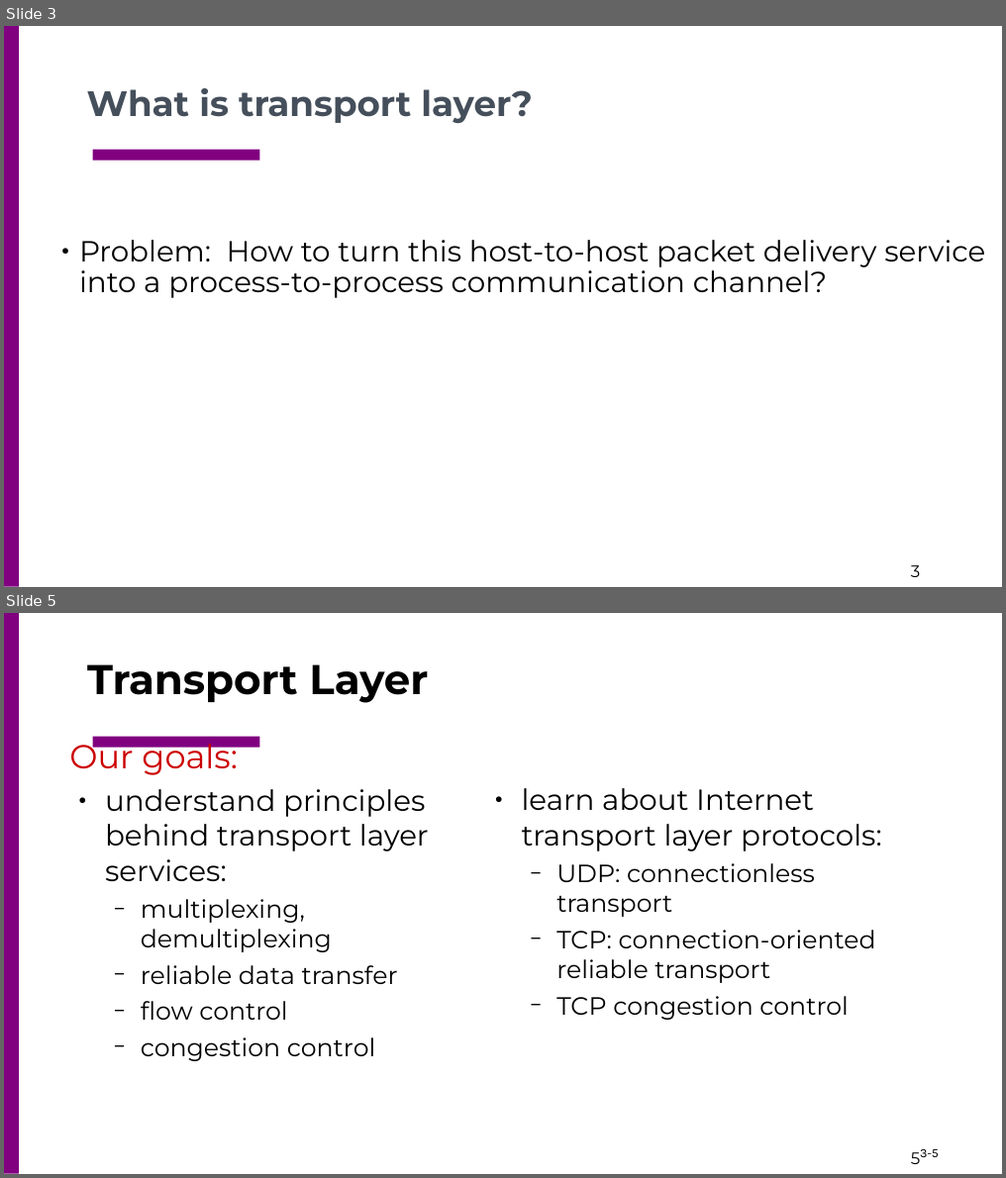
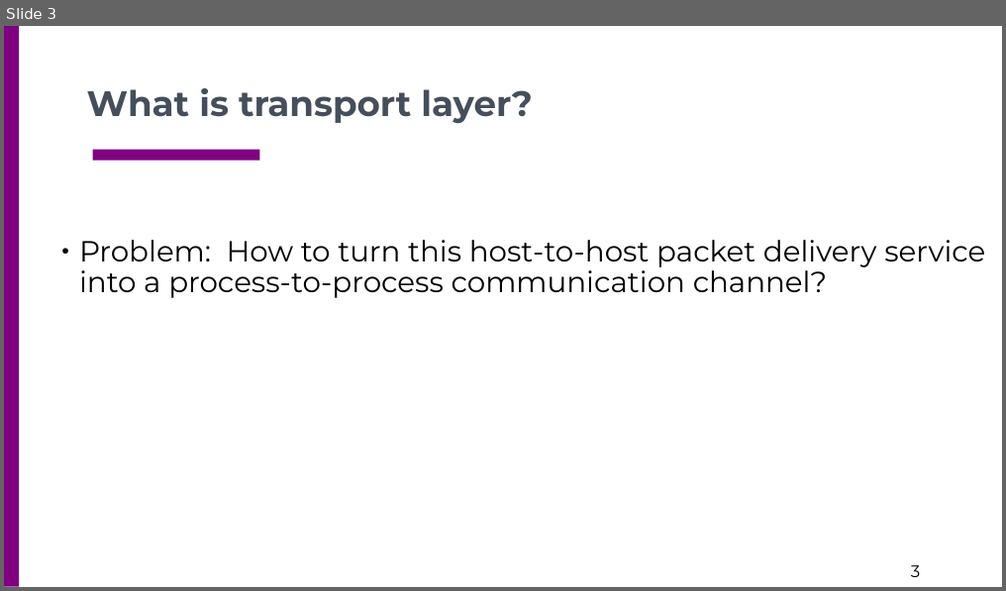
Before and after one commit to csc4200/csc4200.github.io, a slide deck: docs/lectures_source/class_slides-21.odp. Shown one above the other, each under a label of ours: slides 3 and 5 before the commit, slide 3 after it; the slides between them are not shown. The pictures are 1006x1178 and 1006x591 pixels, drawn with LibreOffice and Linux fonts; fonts in the diff are those of the drawing. Boxes give left, top, right and bottom in pixels: in the first picture for what was removed or moved away, otherwise in the second. Text is boxed around its words. In the diff, an @@ line names an element or a change of style, - is before the commit and + after.

```diff
--- a/docs/lectures_source/class_slides-21.odp
+++ b/docs/lectures_source/class_slides-21.odp
@@ slide 5 removed at (4,613,1002,1174), background #FFFFFF; not listed: 3 template elements that a slide beside it also shows @@
@@ title removed at (87,664,428,703) @@
-Transport Layer
@@ text removed at (69,736,429,1061) @@
-Our goals:
-● understand principles behind transport layer services:
-  − multiplexing, demultiplexing
-  − reliable data transfer
-  − flow control
-  − congestion control
@@ text removed at (522,788,882,1020) @@
-● learn about Internet transport layer protocols:
-  − UDP: connectionless transport
-  − TCP: connection-oriented reliable transport
-  − TCP congestion control
@@ page number removed at (920,1150,939,1157) @@
-3-5
```
Also in this commit, not shown: 2 slides changed, 1 slide added, 9 other slides removed, 7 other files.
